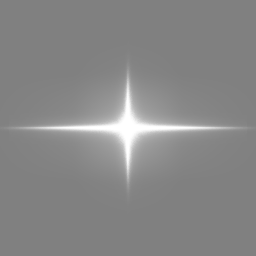
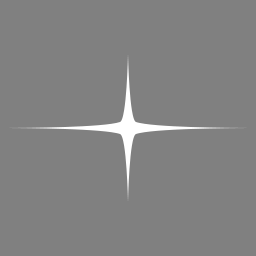
Comparing the layer stacks of the two 256 x 256 images. Changes:
added layer "Shape 1 copy 2" (1st of 2) above "Shape 1 copy 2" over (x1=12, y1=128, x2=128, y2=201)
added layer "Shape 1 copy 2" (2nd of 2) above "Shape 1 copy" over (x1=9, y1=55, x2=128, y2=128)
added layer "Shape 1 copy" above "Shape 1" over (x1=128, y1=128, x2=244, y2=201)
added layer "Shape 1" above "Layer 1 copy 5" over (x1=128, y1=55, x2=247, y2=128)
hid "Layer 1 copy 5" over (x1=9, y1=54, x2=247, y2=202)
hid "Layer 1 copy 4" over (x1=0, y1=52, x2=256, y2=204)
